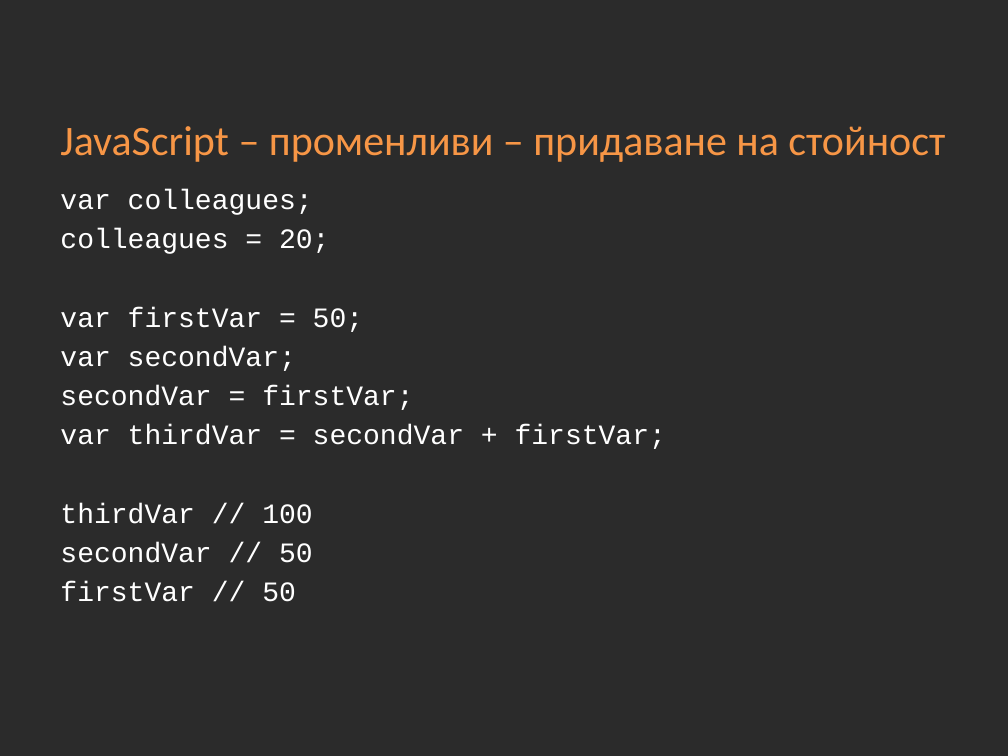
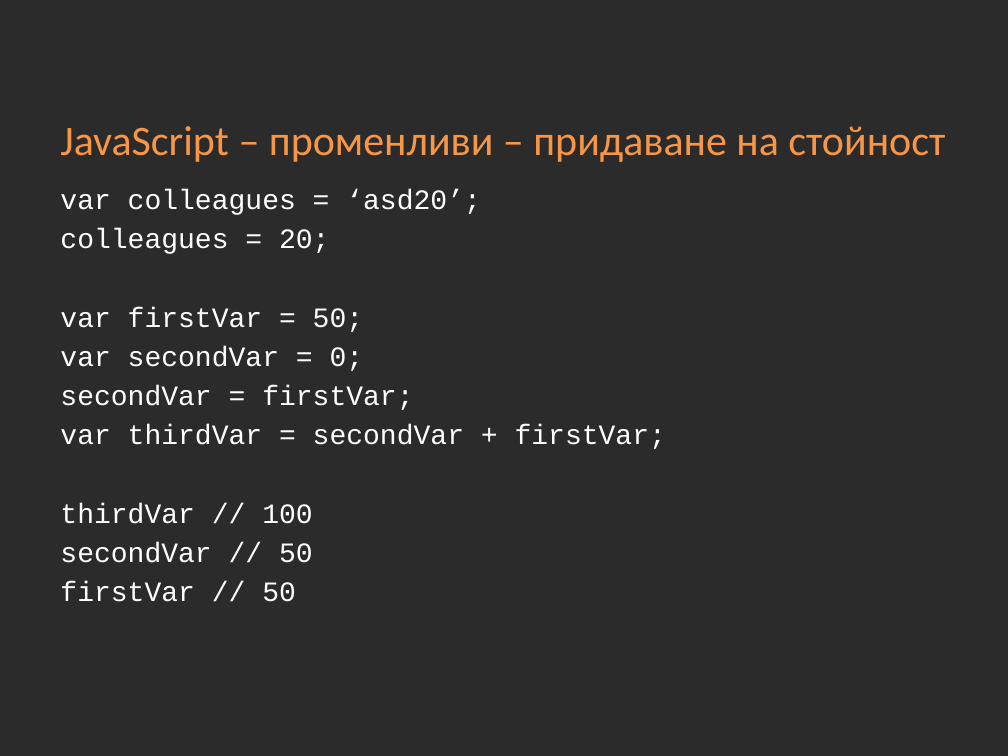
Before and after one commit to Academy-Soft-Intellect/Front-End-Course, a slide deck: slide 17 of 10-JavaScript-Basics.pptx. Drawn at 1008x756 pixels with LibreOffice and Linux fonts; fonts in the diff are those of the drawing; background and template pictures are left out; a plain dark background stands for a picture behind light text. Boxes give left, top, right and bottom in pixels: in the first picture for what was removed or moved away, otherwise in the second. Text is boxed around its words. In the diff, an @@ line names an element or a change of style, - is before the commit and + after.

```diff
--- a/10-JavaScript-Basics.pptx
+++ b/10-JavaScript-Basics.pptx
@@ text at (60,189,481,215): text changed @@
-var colleagues;
+var colleagues = ‘asd20’;
@@ text at (60,346,364,371): text changed @@
-var secondVar;
+var secondVar = 0;
```
Also in this commit, not shown: 10 other slides changed.
